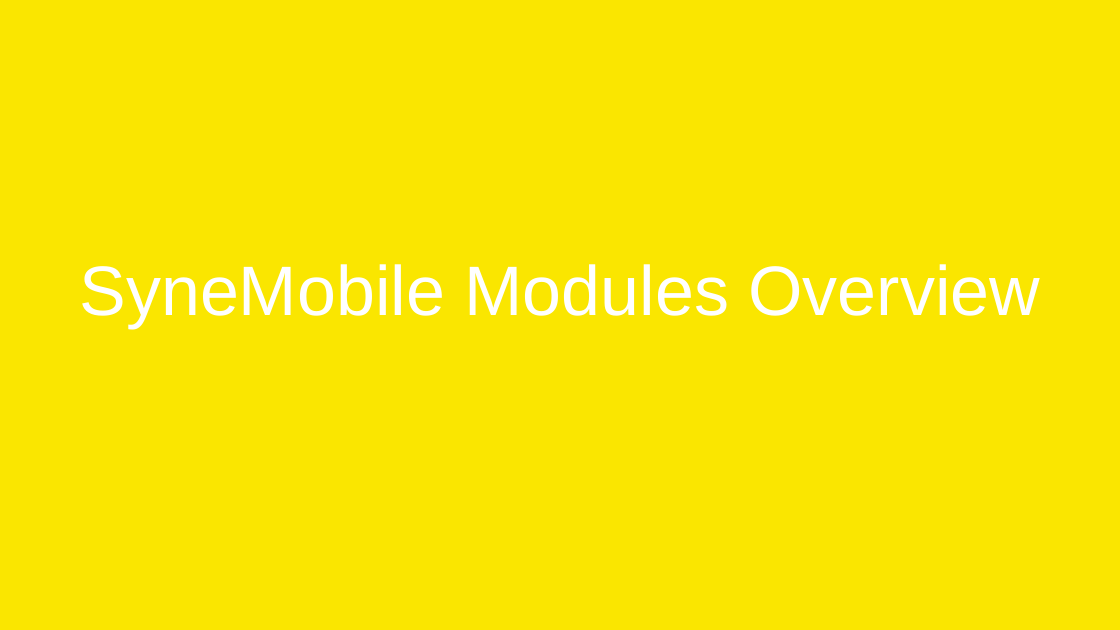
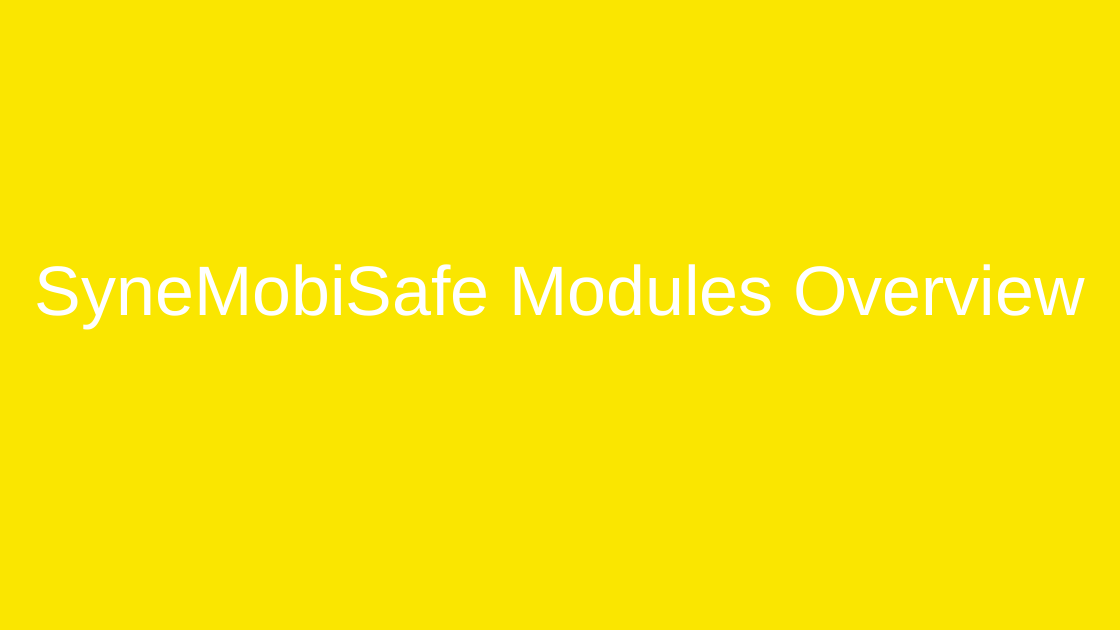
Before and after one commit to vishal1785/TestDemo, a slide deck: slide 9 of 1lb/from Asma/training/OnShore_Training_Vishal_Bhardwaj.pptx (slide 15 before the commit). Drawn at 1120x630 pixels with LibreOffice and Linux fonts; fonts in the diff are those of the drawing; background and template pictures are left out. Boxes give left, top, right and bottom in pixels: in the first picture for what was removed or moved away, otherwise in the second. Text is boxed around its words. In the diff, an @@ line names an element or a change of style, - is before the commit and + after.

```diff
--- a/1lb/from Asma/training/OnShore_Training_Vishal_Bhardwaj.pptx
+++ b/1lb/from Asma/training/OnShore_Training_Vishal_Bhardwaj.pptx
@@ title at bbox=[35, 264, 1085, 328]: text changed @@
-SyneMobile Modules Overview
+SyneMobiSafe Modules Overview
```
Also in this commit, not shown: 12 other slides changed, 1 slide added, 3 slides removed, 30 other files.
